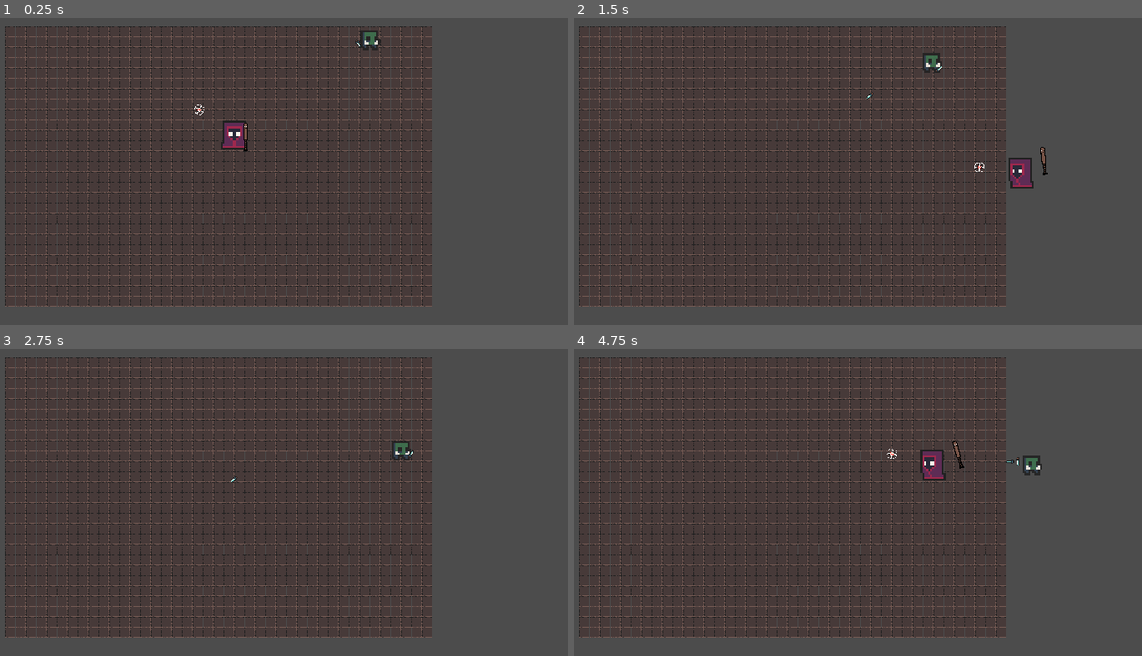
Above: before the commit, frames 1-4 (two rows, left to right).
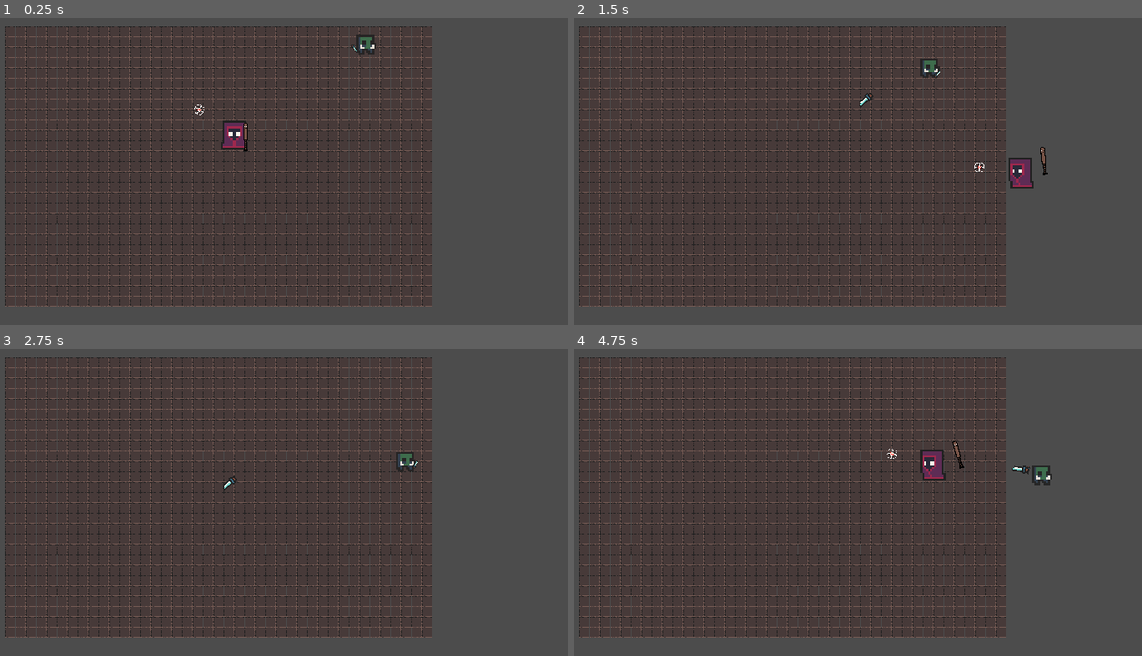
Above: after the commit, the same moments.

Repository: Kiingst/Dont-Bring-a-Bat-to-Gun-Fight
Game: Godot game, scene res://Assets/Levels/Level_Script/Level.tscn
The game is run twice, just before and just after one commit, with the same random seed, the same clock (stepped at 60 frames per second) and the same inputs.
Inputs (mouse positions are in pixels of both pictures, inside the frame that each line leads up to):
- Up to frame 1 (0.25 s): no input
- Up to frame 2 (1.5 s): move the mouse to (954, 110) at 0.52 s; hold D (Move_Right) 0.53-1.28 s; tap Space (Roll) at 0.6 s; move the mouse to (676, 150) at 1.27 s; hold S (Move_Down) from 1.28 s (still down); click (676, 150) at 1.35 s
- Up to frame 3 (2.75 s): move the mouse to (301, 376) at 2.02 s; release S (Move_Down) at 2.03 s; hold D (Move_Right) from 2.03 s (still down); tap Space (Roll) at 2.1 s
- Up to frame 4 (4.75 s): move the mouse to (772, 539) at 2.77 s; release D (Move_Right) at 2.78 s; hold W (Move_Up) 2.78-3.53 s; click (772, 539) at 2.85 s; move the mouse to (1011, 520) at 3.52 s; hold A (Move_Left) from 3.53 s (still down); tap Space (Roll) at 3.6 s; move the mouse to (608, 404) at 4.27 s; click (608, 404) at 4.35 s

The runs differ from the first frame. In frame 1, 0.2% of the frame differs, in the area x 61-67%, y 4-12%; in frame 2, 0.3%; in frame 3, 0.3%; in frame 4, 0.4%, in the area x 76-85%, y 34-45%.

Commit message:
fixel swing animation

Diff:
--- a/Assets/Enemys/Bullet Script/Bullet.gd
+++ b/Assets/Enemys/Bullet Script/Bullet.gd
@@ -45,3 +45,4 @@
 	if "Hit" in area.name:
 		var kill = false
 		startAng(position, rotation)
+		$Enemy_Attack.set_name("Hit_Area")
--- a/Assets/Enemys/Bullet Script/Bullet.tscn
+++ b/Assets/Enemys/Bullet Script/Bullet.tscn
@@ -10,7 +10,7 @@
 radius = 7.0
 
 [sub_resource type="RectangleShape2D" id=2]
-extents = Vector2( 6.5, 2.5 )
+extents = Vector2( 13.5, 6 )
 
 [node name="Bullet" type="RigidBody2D"]
 collision_layer = 8
@@ -20,19 +20,21 @@
 Bullet_Speed = 100
 Bullet_lifetime = 3
 
+[node name="Sprite" type="Sprite" parent="."]
+rotation = 1.5708
+scale = Vector2( 2, 2 )
+texture = ExtResource( 2 )
+
 [node name="CollisionShape2D" type="CollisionShape2D" parent="."]
 shape = SubResource( 1 )
 
-[node name="Hit_Area" type="Area2D" parent="."]
+[node name="Enemy_Attack" type="Area2D" parent="."]
 
-[node name="CollisionShape2D" type="CollisionShape2D" parent="Hit_Area"]
+[node name="CollisionShape2D" type="CollisionShape2D" parent="Enemy_Attack"]
+position = Vector2( 0.5, 0 )
 shape = SubResource( 2 )
 
 [node name="Lifetime" type="Timer" parent="."]
 
-[node name="Sprite" type="Sprite" parent="."]
-rotation = 1.5708
-texture = ExtResource( 2 )
-
-[connection signal="area_entered" from="Hit_Area" to="." method="_on_Hit_Area_area_entered"]
+[connection signal="area_entered" from="Enemy_Attack" to="." method="_on_Hit_Area_area_entered"]
 [connection signal="timeout" from="Lifetime" to="." method="_on_Lifetime_timeout"]
--- a/Assets/Enemys/Test_Enemy/Enemy_Type_2.tscn
+++ b/Assets/Enemys/Test_Enemy/Enemy_Type_2.tscn
@@ -105,7 +105,7 @@
 
 [sub_resource type="Animation" id=12]
 resource_name = "damage_animation"
-length = 0.4
+length = 0.2
 tracks/0/type = "value"
 tracks/0/path = NodePath("../Sprite:modulate")
 tracks/0/interp = 1
@@ -113,10 +113,10 @@
 tracks/0/imported = false
 tracks/0/enabled = true
 tracks/0/keys = {
-"times": PoolRealArray( 0.00259902, 0.0334799, 0.161896, 0.205466, 0.345347, 0.399466 ),
-"transitions": PoolRealArray( 1, 1, 1, 1, 1, 1 ),
+"times": PoolRealArray( 0.00460625, 0.104408, 0.201642 ),
+"transitions": PoolRealArray( 1, 1, 1 ),
 "update": 1,
-"values": [ Color( 1, 1, 1, 0.882353 ), Color( 1, 0, 0, 0.882353 ), Color( 1, 1, 1, 0.882353 ), Color( 1, 0, 0, 0.882353 ), Color( 1, 1, 1, 0.882353 ), Color( 1, 0, 0, 0.882353 ) ]
+"values": [ Color( 1, 0, 0, 0.882353 ), Color( 1, 0, 0, 0.882353 ), Color( 1, 0, 0, 0.882353 ) ]
 }
 
 [sub_resource type="Animation" id=11]
--- a/Assets/Levels/Level_Script/Level.tscn
+++ b/Assets/Levels/Level_Script/Level.tscn
@@ -19,7 +19,7 @@
 tile_data = PoolIntArray( -589846, 69, 0, -589845, 69, 0, -589844, 69, 0, -589843, 69, 0, -589842, 69, 0, -589841, 69,  …(16720 unchanged characters)…
 
 [node name="Enemy_Type_2" parent="." instance=ExtResource( 3 )]
-position = Vector2( 227, -159 )
+position = Vector2( 221, -152 )
 health = 2
 MOVE_SPEED = 100
 
